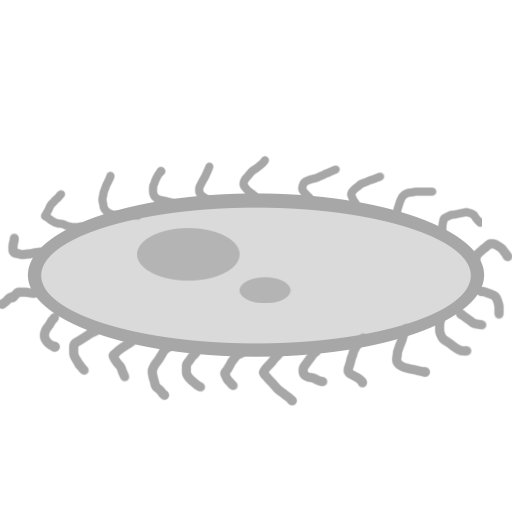
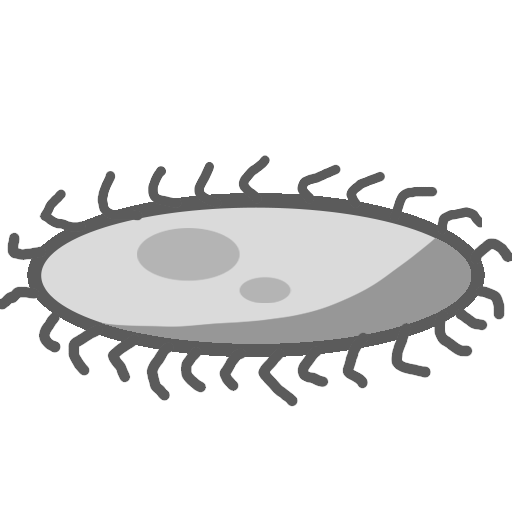
Layered file, before and after one edit (512 x 512). Changes by layer:
painted on "Layer 2" over box(0, 155, 512, 407)
added layer "Layer 3" above "Shape 1 copy 2" over box(99, 238, 471, 344)
painted on "Shape 1 copy 2", unmasked it over box(41, 207, 471, 344)
painted on "Shape 1", unmasked it over box(27, 193, 485, 357)
